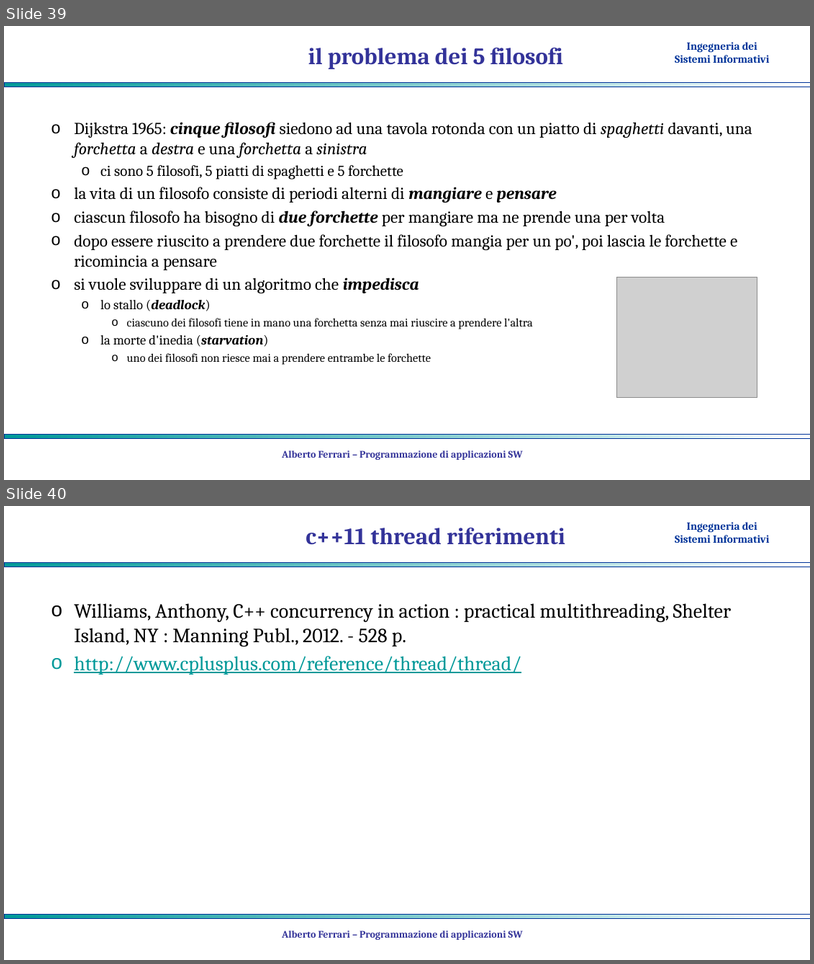
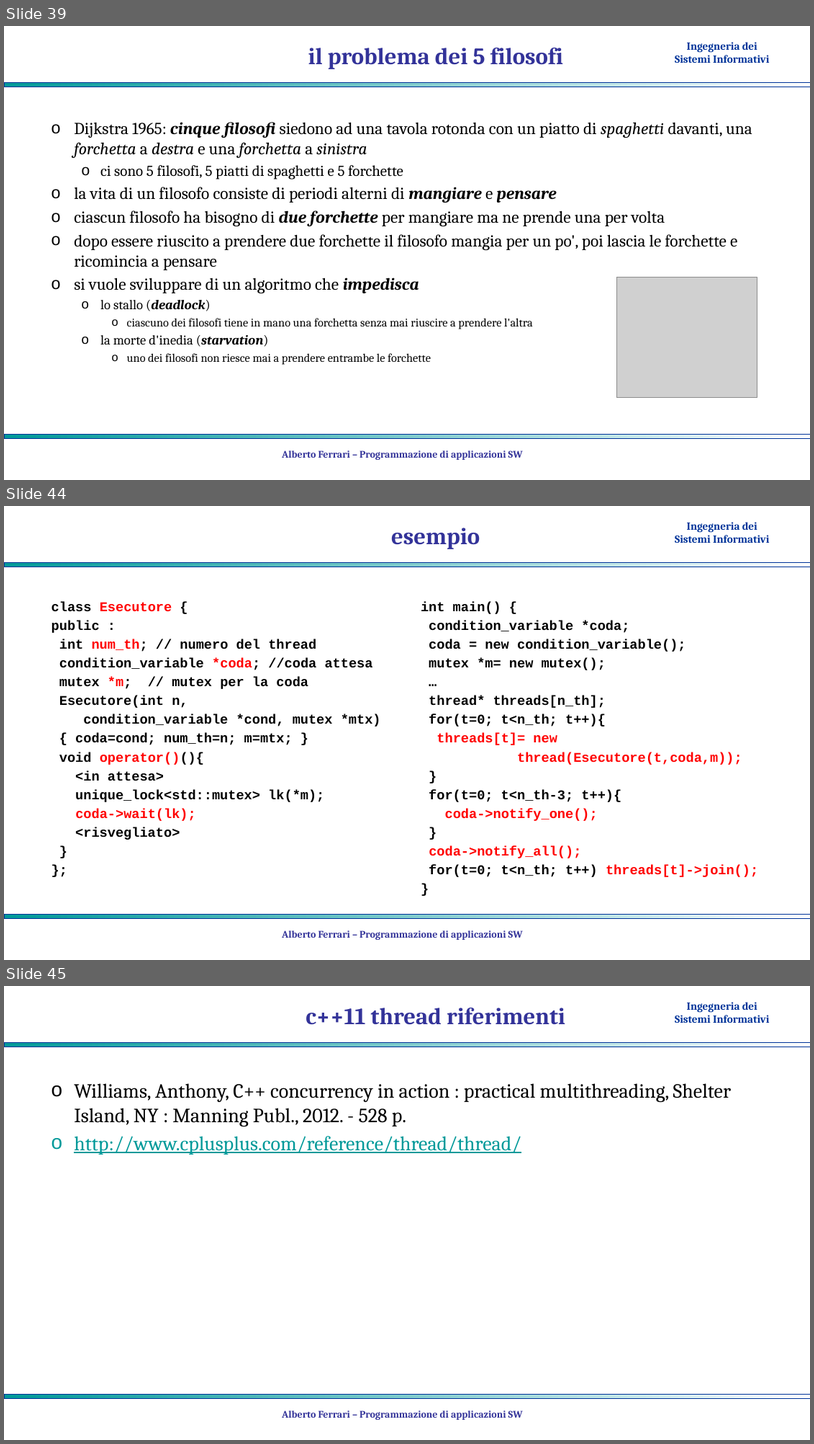
Before and after one commit to albertoferrari/pasw, a slide deck: lezioni/PASW13 - thread.pptx. Shown one above the other, each under a label of ours: slides 39 and 40 before the commit, slides 39, 44 and 45 after it; the slides between them are not shown. The pictures are 814x964 and 814x1444 pixels, drawn with LibreOffice and Linux fonts; fonts in the diff are those of the drawing; grey boxes stand for pictures; background and template pictures are left out. Boxes give left, top, right and bottom in pixels: in the first picture for what was removed or moved away, otherwise in the second. Text is boxed around its words. In the diff, an @@ line names an element or a change of style, - is before the commit and + after.

```diff
--- a/lezioni/PASW13 - thread.pptx
+++ b/lezioni/PASW13 - thread.pptx
@@ slide 44 added at box(4, 506, 810, 960), background #FFFFFF; not listed: 3 template elements that a slide beside it also shows @@
@@ title added at box(391, 528, 480, 549), 28 pt, text #333399, bold @@
+esempio
@@ text added at box(52, 602, 381, 839), 16 pt, text #000000, bold @@
+class Esecutore {
+public :
+int num_th; // numero del thread
+condition_variable *coda; //coda attesa
+mutex *m; // mutex per la coda
+Esecutore(int n,
+condition_variable *cond, mutex *mtx)
+{ coda=cond; num_th=n; m=mtx; }
+void operator()(){
+<in attesa>
+unique_lock<std::mutex> lk(*m);
+coda->wait(lk);
+<risvegliato>
+}
+};
@@ text added at box(421, 602, 759, 877), 16 pt, text #000000, bold @@
+int main() {
+condition_variable *coda;
+coda = new condition_variable();
+mutex *m= new mutex();
+…
+thread* threads[n_th];
+for(t=0; t<n_th; t++){
+threads[t]= new
+thread(Esecutore(t,coda,m));
+}
+for(t=0; t<n_th-3; t++){
+coda->notify_one();
+}
+coda->notify_all();
+for(t=0; t<n_th; t++) threads[t]->join();
+}
@@ text added at box(282, 930, 523, 939), 12 pt, text #333399, bold @@
+Alberto Ferrari – Programmazione di applicazioni SW
@@ what was slide 40 is now slide 45 @@
```
Also in this commit, not shown: 4 other slides added, 1 other file.
